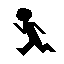
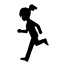
Layer changes from the first (64, 64) image to the second:
renamed "背景" to "图层 0", painted on it over [13, 4, 56, 62]
removed layer "图层" over [13, 4, 56, 62]
